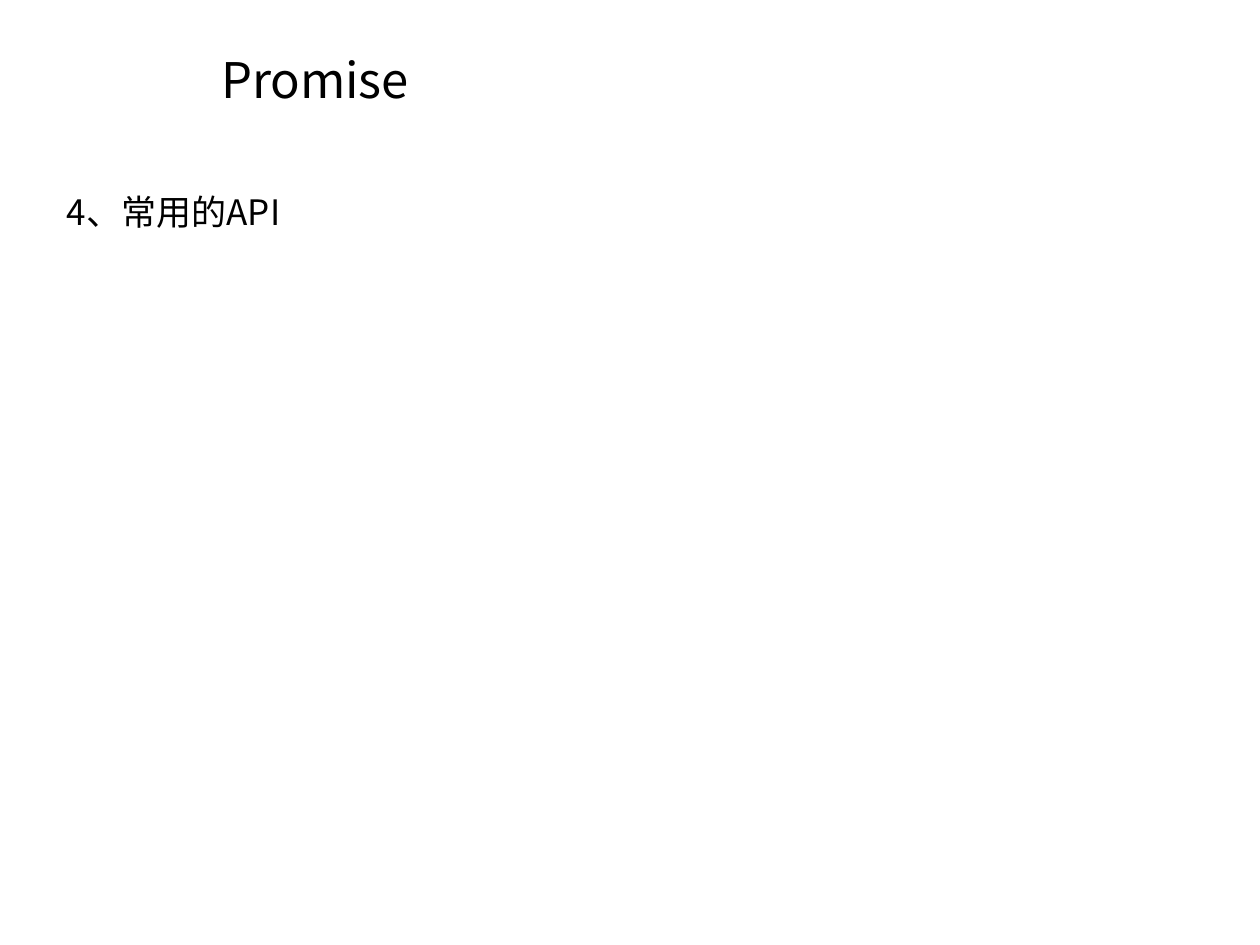
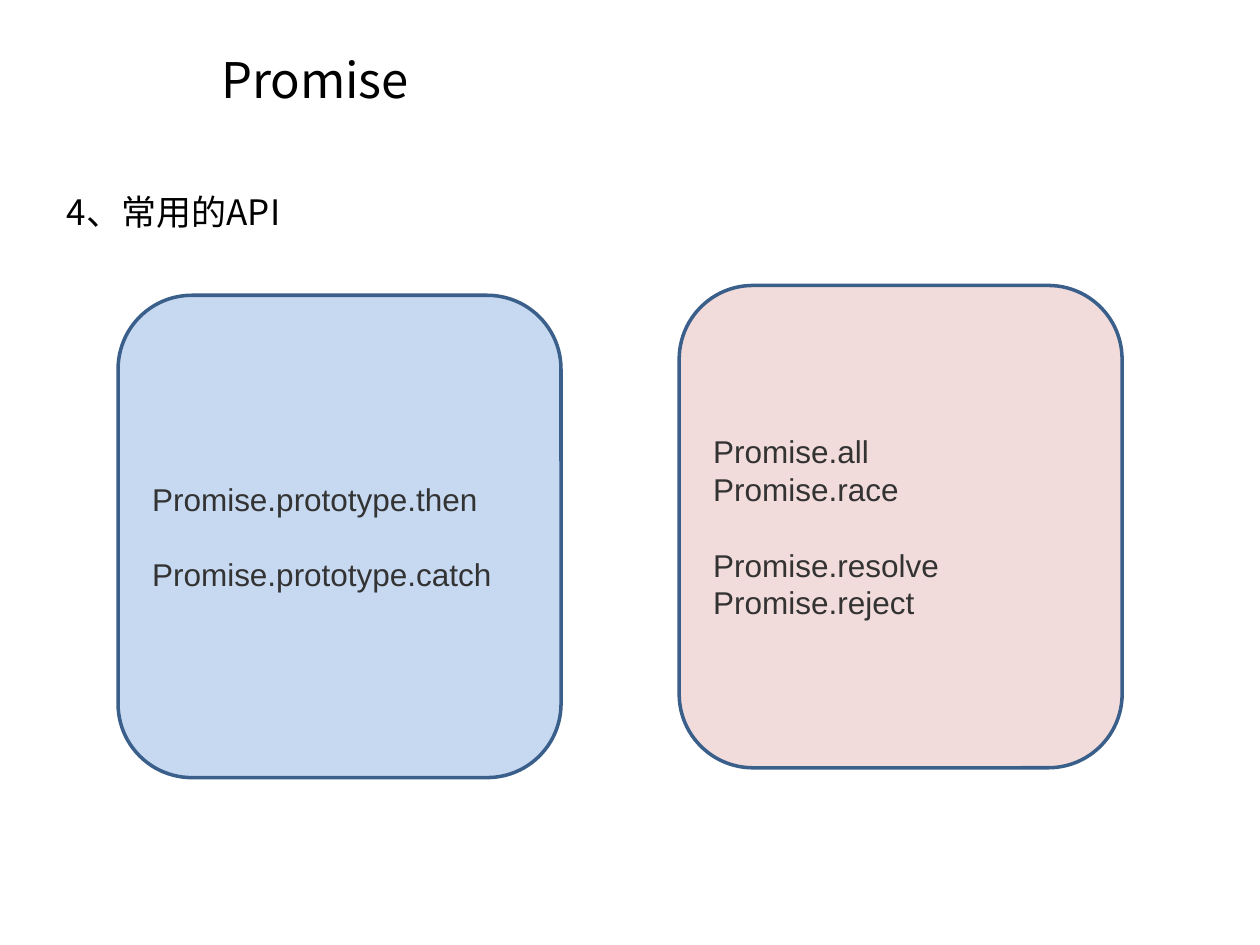
Before and after one commit to longamg/homework001, a slide deck: slide 14 of 0920-PPT/基于ES6的异步专题.pptx. Drawn at 1260x945 pixels with LibreOffice and Linux fonts; fonts in the diff are those of the drawing; background and template pictures are left out. Boxes give left, top, right and bottom in pixels: in the first picture for what was removed or moved away, otherwise in the second. Text is boxed around its words. In the diff, an @@ line names an element or a change of style, - is before the commit and + after.

```diff
--- a/0920-PPT/基于ES6的异步专题.pptx
+++ b/0920-PPT/基于ES6的异步专题.pptx
@@ rounded rectangle added at box(118, 295, 562, 777), fill #C6D9F1, outline #3A5F8C 2 pt, 18 pt, text #333333 @@
+Promise.prototype.then
+Promise.prototype.catch
@@ rounded rectangle added at box(679, 286, 1123, 769), fill #F2DCDB, outline #3A5F8C 2 pt, 18 pt, text #333333 @@
+Promise.all
+Promise.race
+Promise.resolve
+Promise.reject
```
Also in this commit, not shown: 11 other slides changed, 5 slides added, 1 slide removed, 10 other files.
